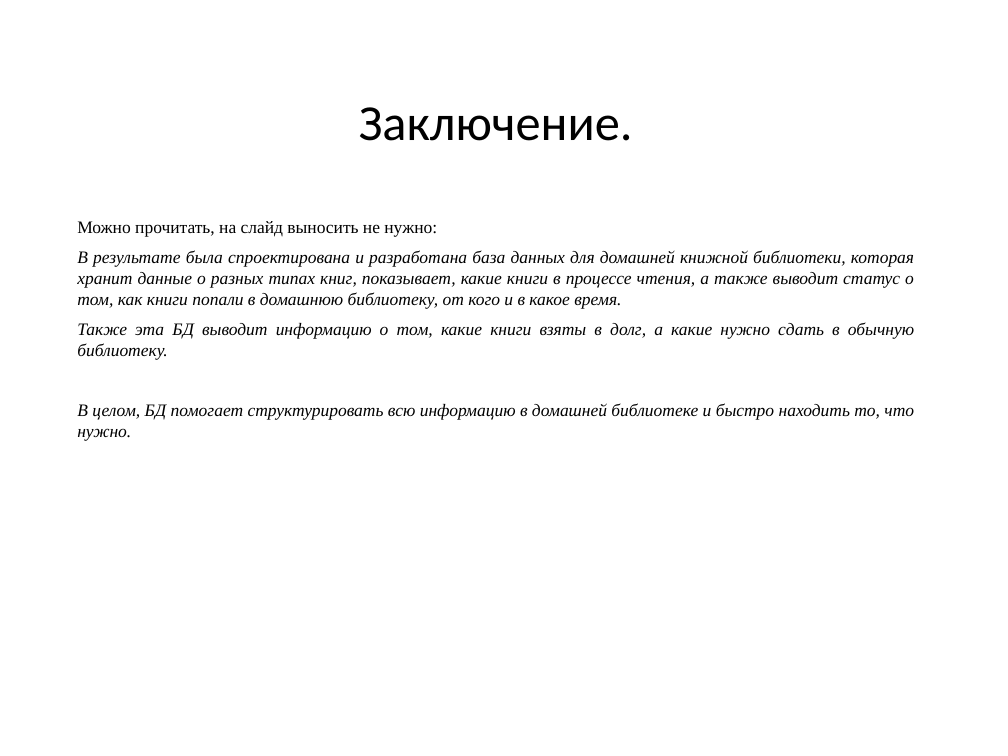
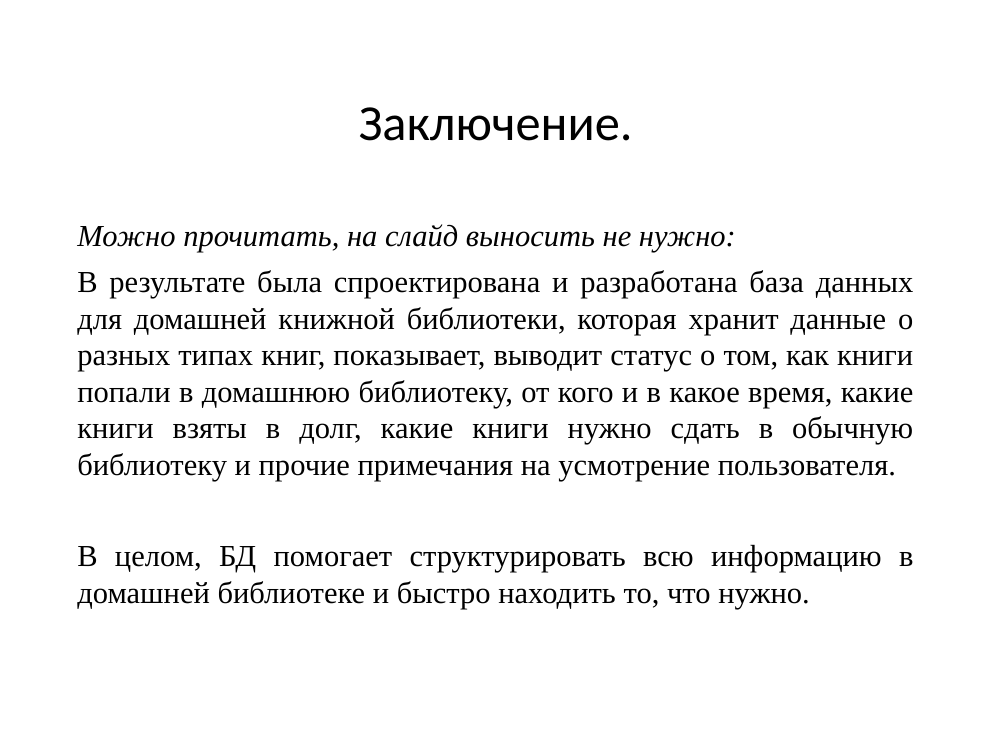
Before and after one commit to VividPhoenixGame/Kursovaya_Pungin, a slide deck: slide 10 of БД для домашней библиотеки1.pptx (slide 5 before the commit). Drawn at 1008x756 pixels with LibreOffice and Linux fonts; fonts in the diff are those of the drawing. Boxes give left, top, right and bottom in pixels: in the first picture for what was removed or moved away, otherwise in the second. Text is boxed around its words. In the diff, an @@ line names an element or a change of style, - is before the commit and + after.

```diff
--- a/БД для домашней библиотеки1.pptx
+++ b/БД для домашней библиотеки1.pptx
@@ text at (77,224,913,609): size 12.5 to 21.8 pt in "Можно прочитать, на слайд выносить не нужно:", "В целом, БД помогает структурировать всю информацию ..."; italic on in "Можно прочитать, на слайд выносить не нужно:"; italic off in "В целом, БД помогает структурировать всю информацию ..." @@
@@ text at (77,270,914,481): text changed; size 12.5 to 21.8 pt; italic off @@
-В результате была спроектирована и разработана база данных для домашней книжной библиотеки, которая хранит данные о разных типах книг, показывает, какие книги в процессе чтения, а также выводит статус о том, как книги попали в домашнюю библиотеку, от кого и в какое время.
-Также эта БД выводит информацию о том, какие книги взяты в долг, а какие нужно сдать в обычную библиотеку.
+В результате была спроектирована и разработана база данных для домашней книжной библиотеки, которая хранит данные о разных типах книг, показывает, выводит статус о том, как книги попали в домашнюю библиотеку, от кого и в какое время, какие книги взяты в долг, какие книги нужно сдать в обычную библиотеку и прочие примечания на усмотрение пользователя.
```
Also in this commit, not shown: 4 other slides changed, 5 slides added, 2 other files.
